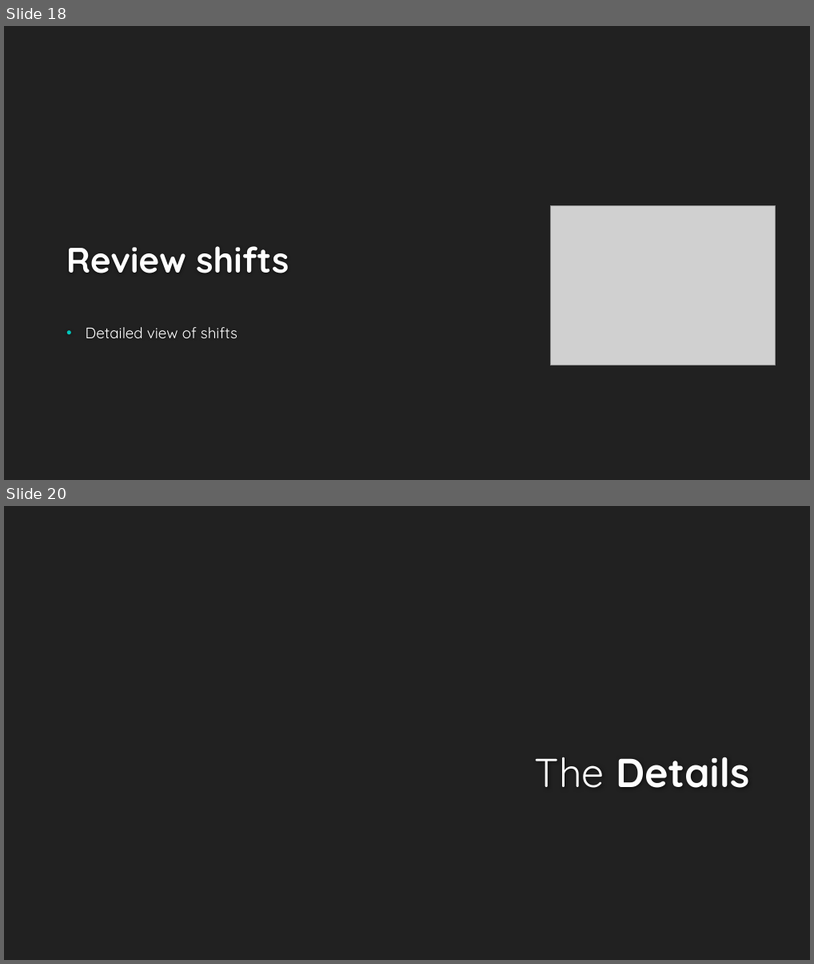
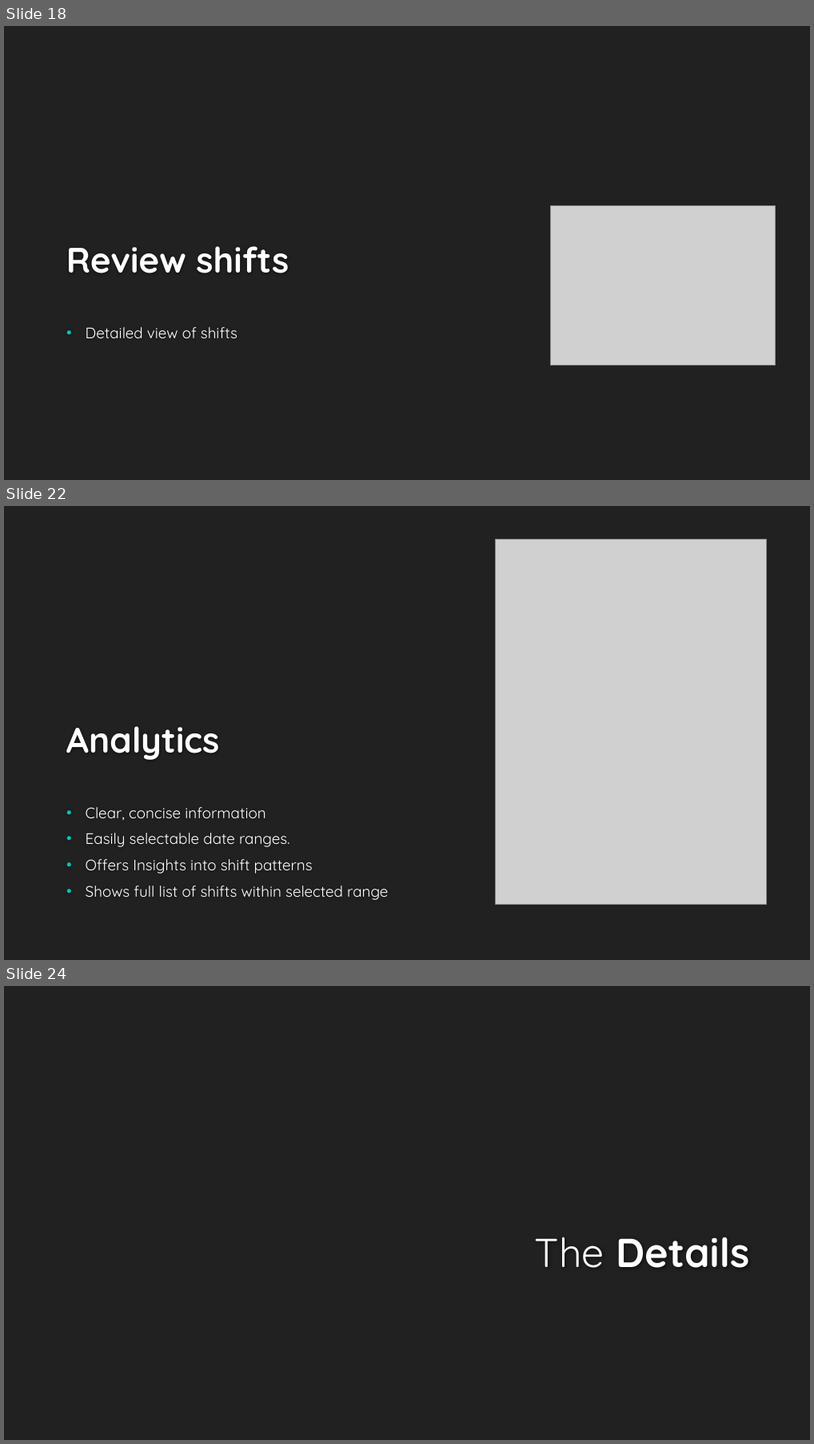
Before and after one commit to prospider/Project-Opal, a slide deck: Final Presentation.pptx. Shown one above the other, each under a label of ours: slides 18 and 20 before the commit, slides 18, 22 and 24 after it; the slides between them are not shown. The pictures are 814x964 and 814x1444 pixels, drawn with LibreOffice and Linux fonts; fonts in the diff are those of the drawing; grey boxes stand for pictures; background and template pictures are left out. Boxes give left, top, right and bottom in pixels: in the first picture for what was removed or moved away, otherwise in the second. Text is boxed around its words. In the diff, an @@ line names an element or a change of style, - is before the commit and + after.

```diff
--- a/Final Presentation.pptx
+++ b/Final Presentation.pptx
@@ slide 22 added at box(4, 506, 810, 960), background #212121 @@
@@ picture added at box(496, 540, 767, 904) @@
@@ title added at box(66, 726, 219, 760), 42 pt, text #FEFEFE, bold @@
+Analytics
@@ text added at box(86, 807, 388, 900), 18 pt, text #FFFFFF @@
+• Clear, concise information
+• Easily selectable date ranges.
+• Offers Insights into shift patterns
+• Shows full list of shifts within selected range
@@ what was slide 20 is now slide 24 @@
```
Also in this commit, not shown: 4 slides changed, 8 other slides added, 2 slides removed, 8 other files.
